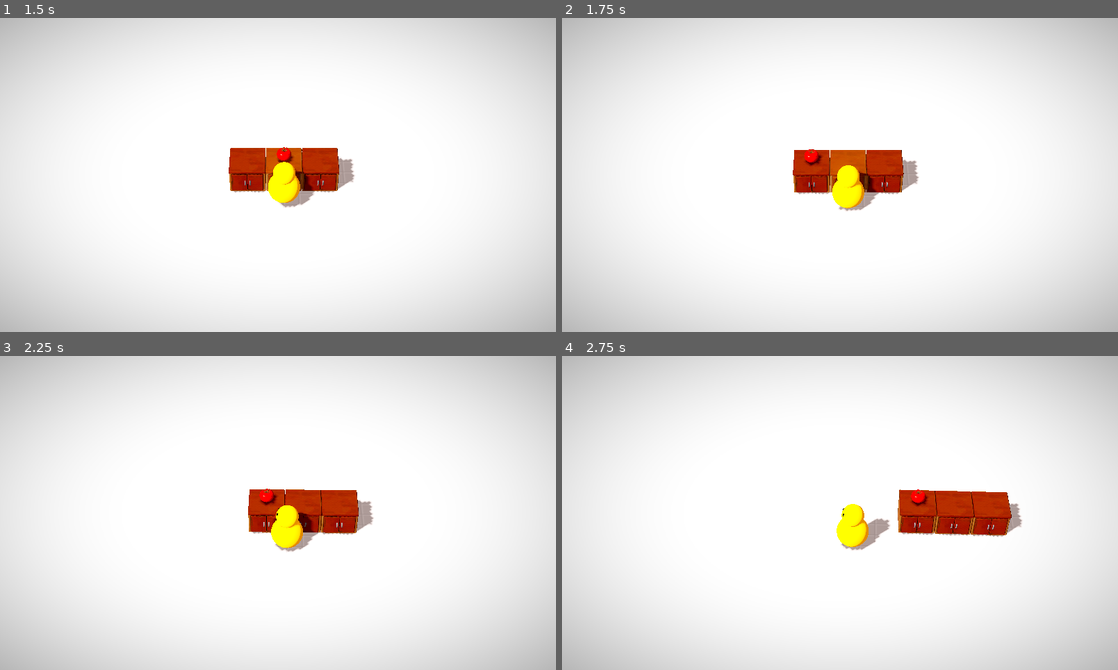
Above: before the commit, frames 1-4 (two rows, left to right).
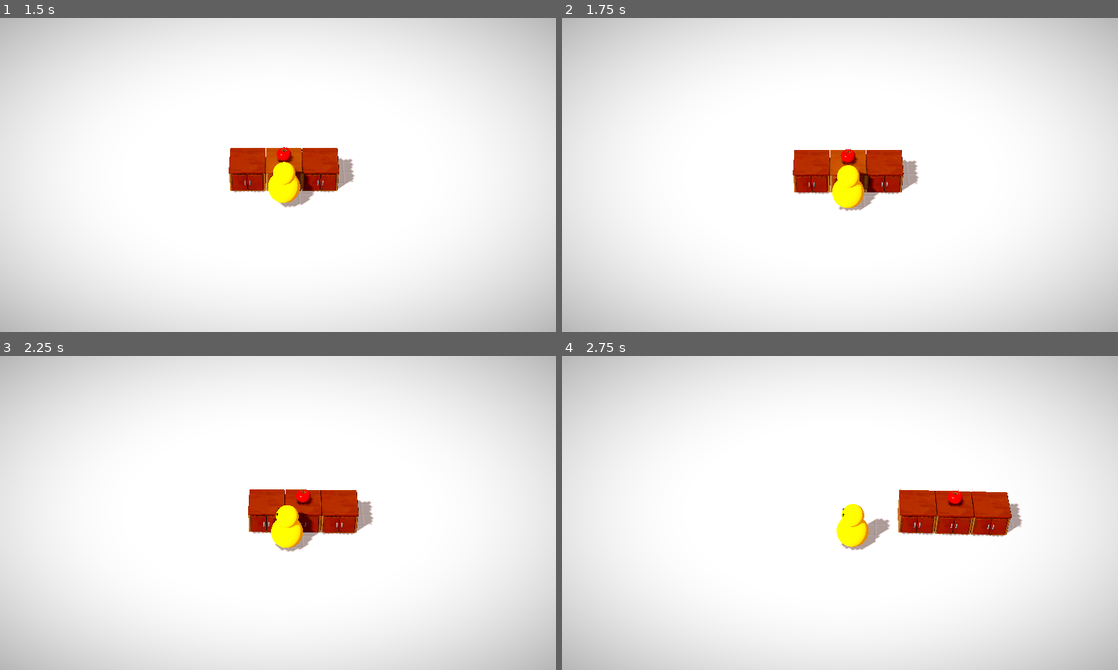
Above: after the commit, the same moments.

Repository: TrueMishamol/godot_kitchen_chaos
Game: Godot game, scene res://levels/game_scene.tscn
Two runs of this game, one before a commit and one after it. Both use one fixed random seed, a clock stepped at 60 frames per second and the inputs below.
Inputs (mouse positions are in pixels of both pictures, inside the frame that each line leads up to):
- Up to frame 1 (1.5 s): tap Enter (ui_accept) at 0.5, 0.77 s; move the mouse to (250, 237) at 0.52 s; hold T (test) 0.53-1.28 s; hold W (up) from 0.53 s (still down); click (250, 237) at 0.67 s; move the mouse to (444, 222) at 1.27 s; tap E (interact) at 1.35 s
- Up to frame 2 (1.75 s): keep holding W (up); tap Enter (ui_accept) at 1.52 s; tap T (test) at 1.55 s
- Up to frame 3 (2.25 s): move the mouse to (111, 465) at 2.02 s; release W (up) at 2.03 s; hold A (left) from 2.03 s (still down); hold T (test) from 2.03 s (still down)
- Up to frame 4 (2.75 s): keep holding A (left); keep holding T (test)

Frame 1 is identical in both runs. In frame 2, 0.2% of the frame differs, in the area x 43-54%, y 41-48%; in frame 3, 0.2%, in the area x 46-57%, y 42-48%; in frame 4, 0.2%.

Commit message:
Clean up testing code

Diff:
--- a/levels/game_scene.tscn
+++ b/levels/game_scene.tscn
@@ -78,10 +78,8 @@
 inactive_update_mode = 0
 camera_3D_resource = ExtResource("7_ur1ug")
 
-[node name="ClearCounter" parent="." node_paths=PackedStringArray("_second_clear_counter") instance=ExtResource("9_5pofm")]
+[node name="ClearCounter" parent="." instance=ExtResource("9_5pofm")]
 transform = Transform3D(1, 0, 0, 0, 1, 0, 0, 0, 1, 0, 0, -4)
-_second_clear_counter = NodePath("../ClearCounter2")
-_testing = true
 
 [node name="ClearCounter2" parent="." instance=ExtResource("9_5pofm")]
 transform = Transform3D(1, 0, 0, 0, 1, 0, 0, 0, 1, -1.5, 0, -4)
--- a/nodes/counters/clear_counter/clear_counter.gd
+++ b/nodes/counters/clear_counter/clear_counter.gd
@@ -4,15 +4,6 @@
 
 @export var _kitchen_object_parent: KitchenObjectParent
 @export var _kitchen_object_res: KitchenObjectRes
-@export var _second_clear_counter: ClearCounter
-@export var _testing: bool = false
-
-
-func _input(event: InputEvent) -> void:
-	if _testing && event.is_action_pressed("test"):
-		print("test")
-		if _kitchen_object_parent.has_kitchen_object():
-			_kitchen_object_parent.get_kitchen_object().set_kitchen_object_parent(_second_clear_counter._kitchen_object_parent)
 
 
 func interact(new_kitchen_object_parent: KitchenObjectParent):
